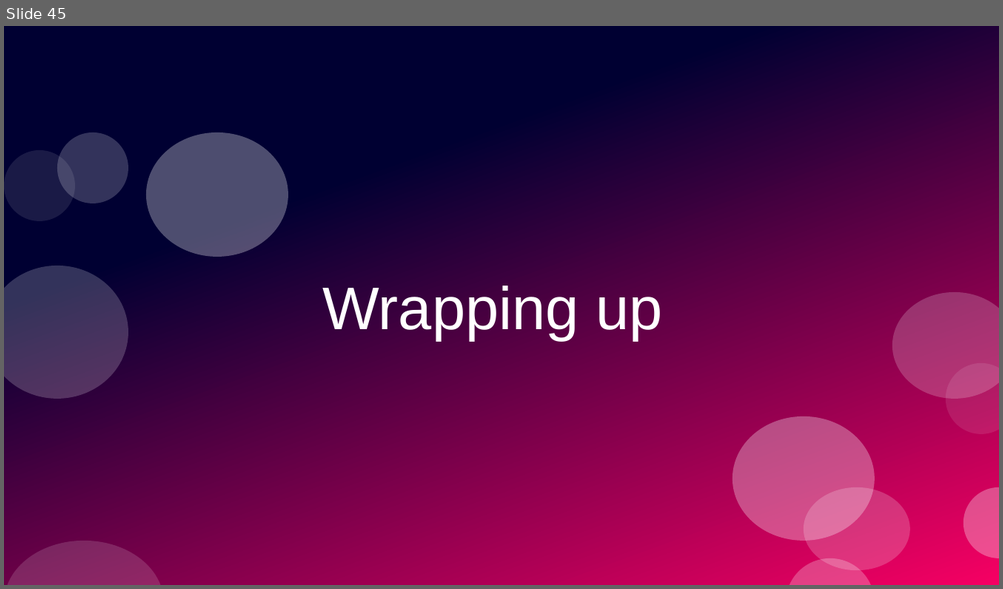
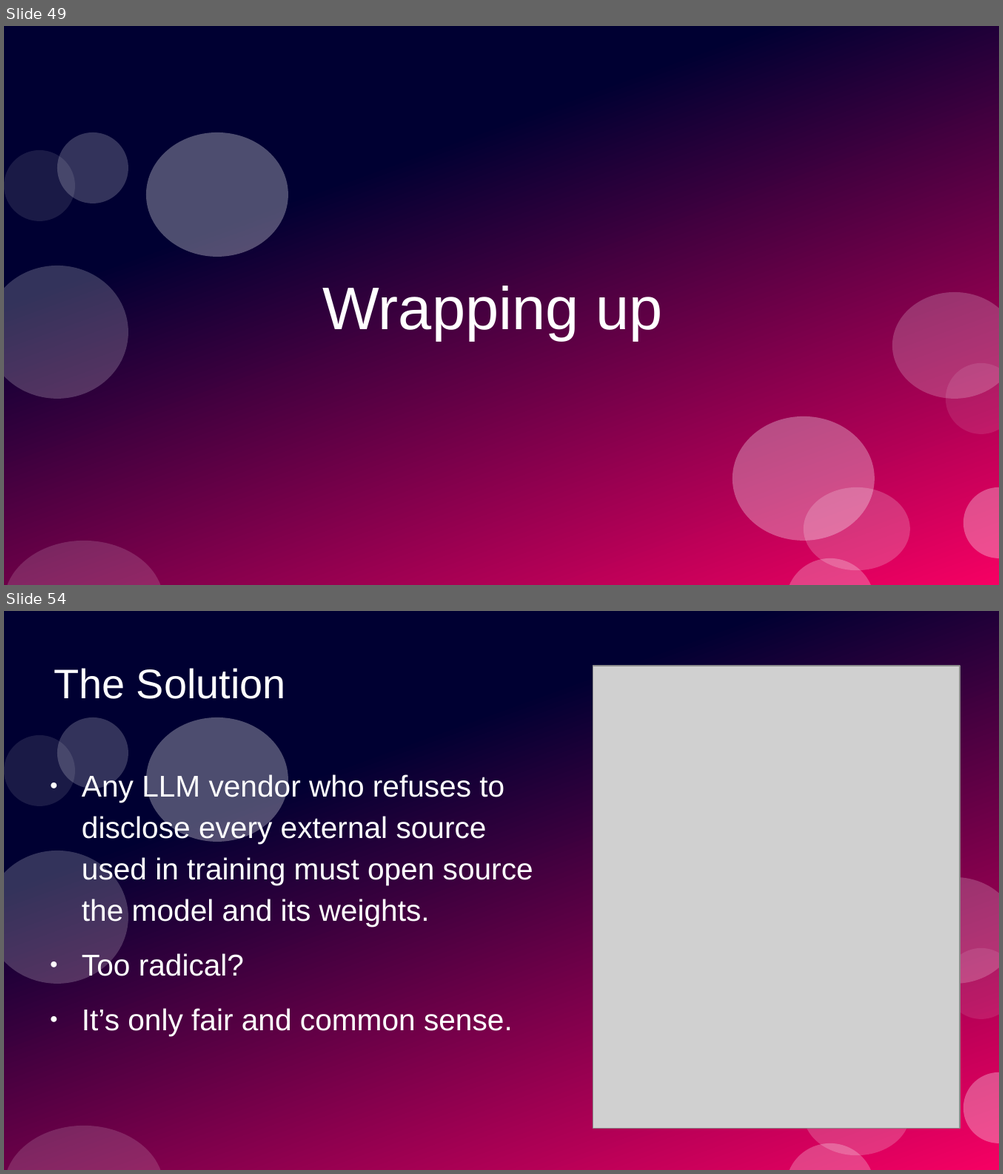
Before and after one commit to ramalho/sets-in-go, a slide deck: sets-in-go.odp. Shown one above the other, each under a label of ours: slide 45 before the commit, slides 49 and 54 after it; the slides between them are not shown. The pictures are 1003x589 and 1003x1174 pixels, drawn with LibreOffice and Linux fonts; fonts in the diff are those of the drawing; grey boxes stand for pictures. Boxes give left, top, right and bottom in pixels: in the first picture for what was removed or moved away, otherwise in the second. Text is boxed around its words. In the diff, an @@ line names an element or a change of style, - is before the commit and + after.

```diff
--- a/sets-in-go.odp
+++ b/sets-in-go.odp
@@ slide 54 added at [4,611,999,1170], background #FFFFFF; not listed: 11 template elements that a slide beside it also shows @@
@@ title added at [54,668,286,699], 33 pt, text #FFFFFF @@
+The Solution
@@ picture added at [593,666,960,1129] @@
@@ text added at [82,772,533,1036], 24 pt, text #FFFFFF @@
+● Any LLM vendor who refuses to disclose every external source used in training must open source the model and its weights.
+● Too radical?
+● It’s only fair and common sense.
@@ what was slide 45 is now slide 49 @@
```
Also in this commit, not shown: 5 slides changed, 8 other slides added, 1 slide removed, 2 other files.
